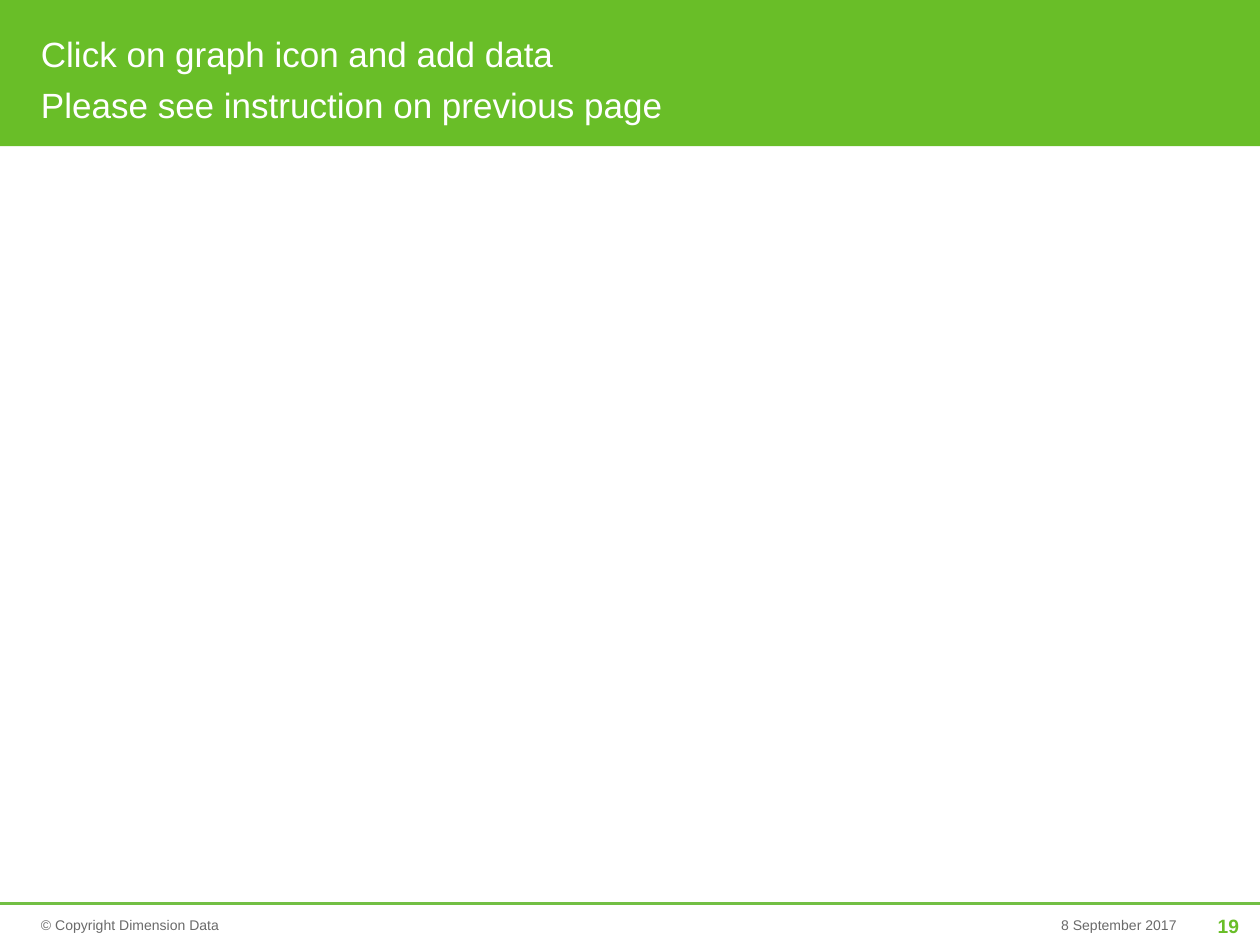
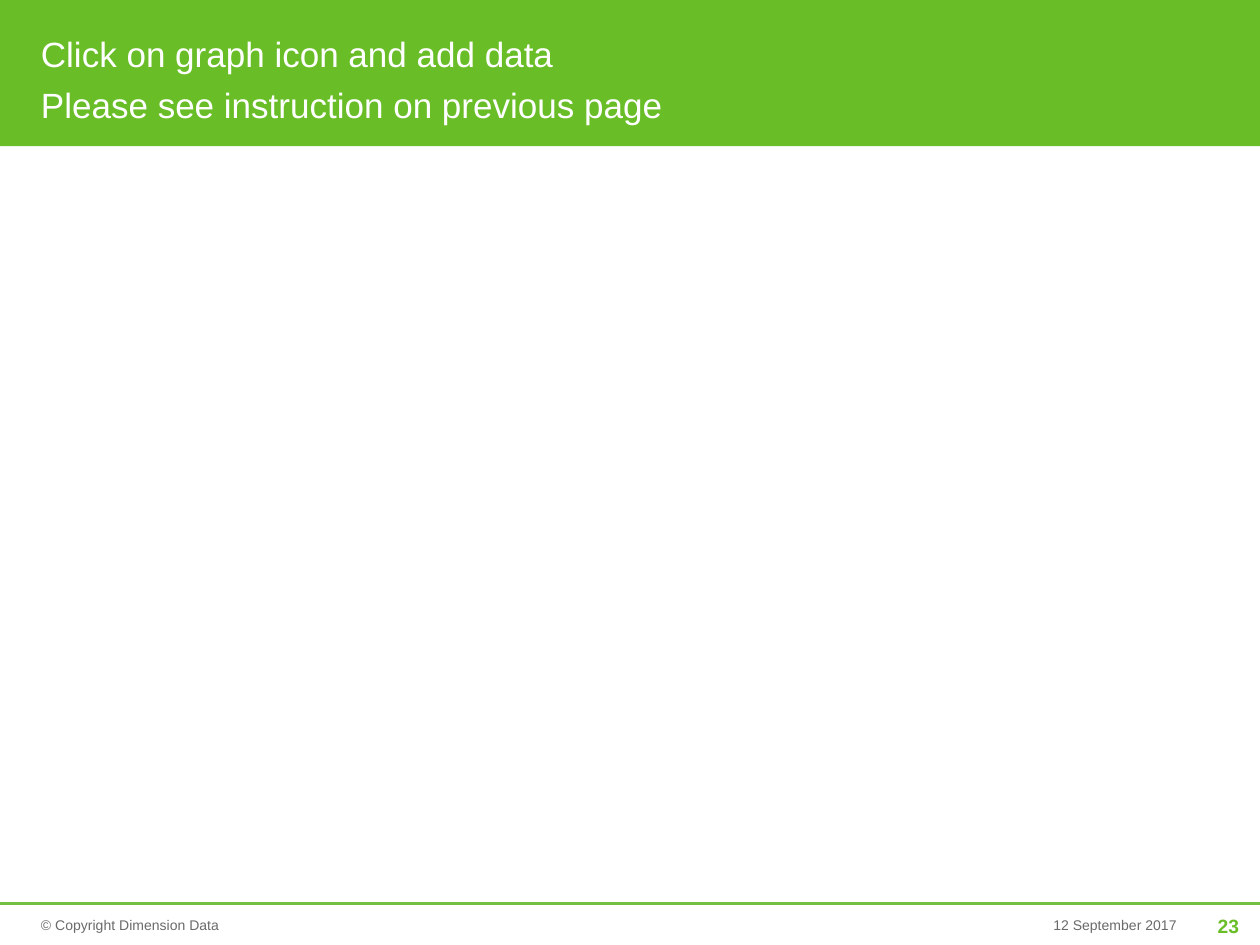
Before and after one commit to mjrio/mjr-tooling-poweshell, a slide deck: slide 23 of BasicPowerShell.pptx (slide 19 before the commit). Drawn at 1260x945 pixels with LibreOffice and Linux fonts; fonts in the diff are those of the drawing; background and template pictures are left out. Boxes give left, top, right and bottom in pixels: in the first picture for what was removed or moved away, otherwise in the second. Text is boxed around its words. In the diff, an @@ line names an element or a change of style, - is before the commit and + after.

```diff
--- a/BasicPowerShell.pptx
+++ b/BasicPowerShell.pptx
@@ text at [1053,920,1176,933]: text changed @@
-8 September 2017
+12 September 2017
@@ page number at [1218,919,1239,933]: text changed @@
-19
+23
```
Also in this commit, not shown: 29 other slides changed, 7 slides added, 3 slides removed, 1 other file.
